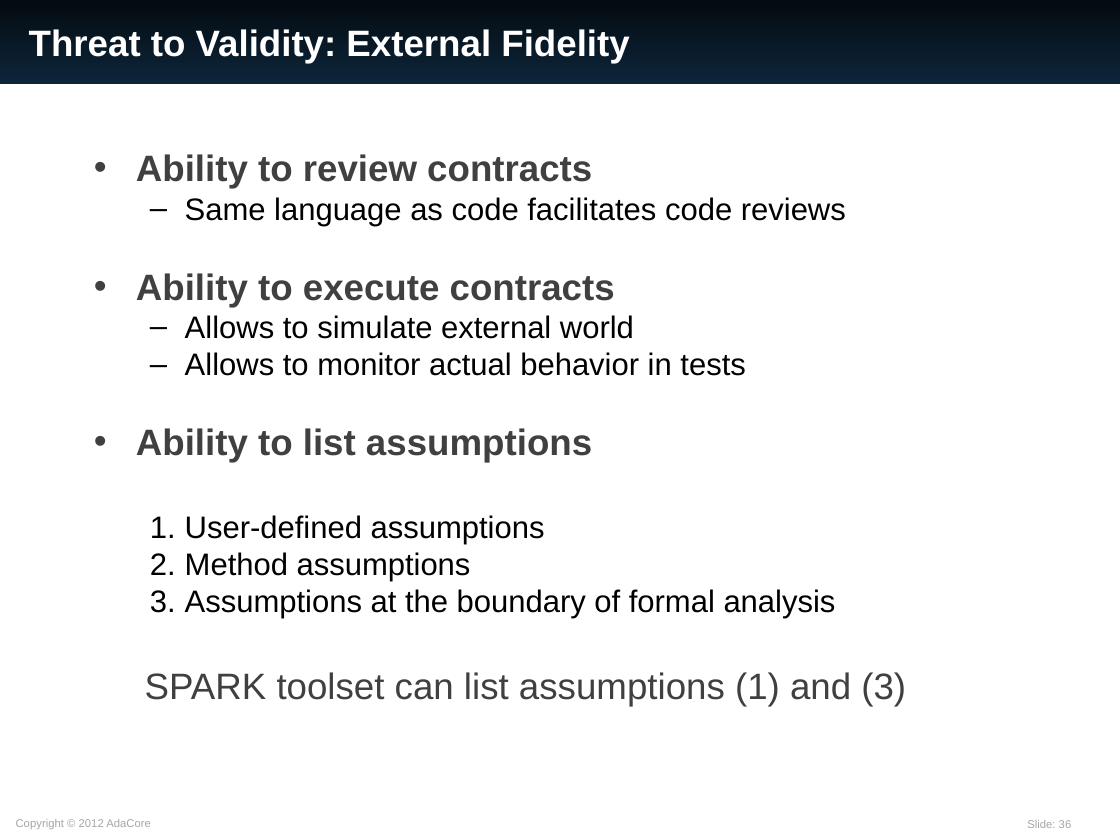
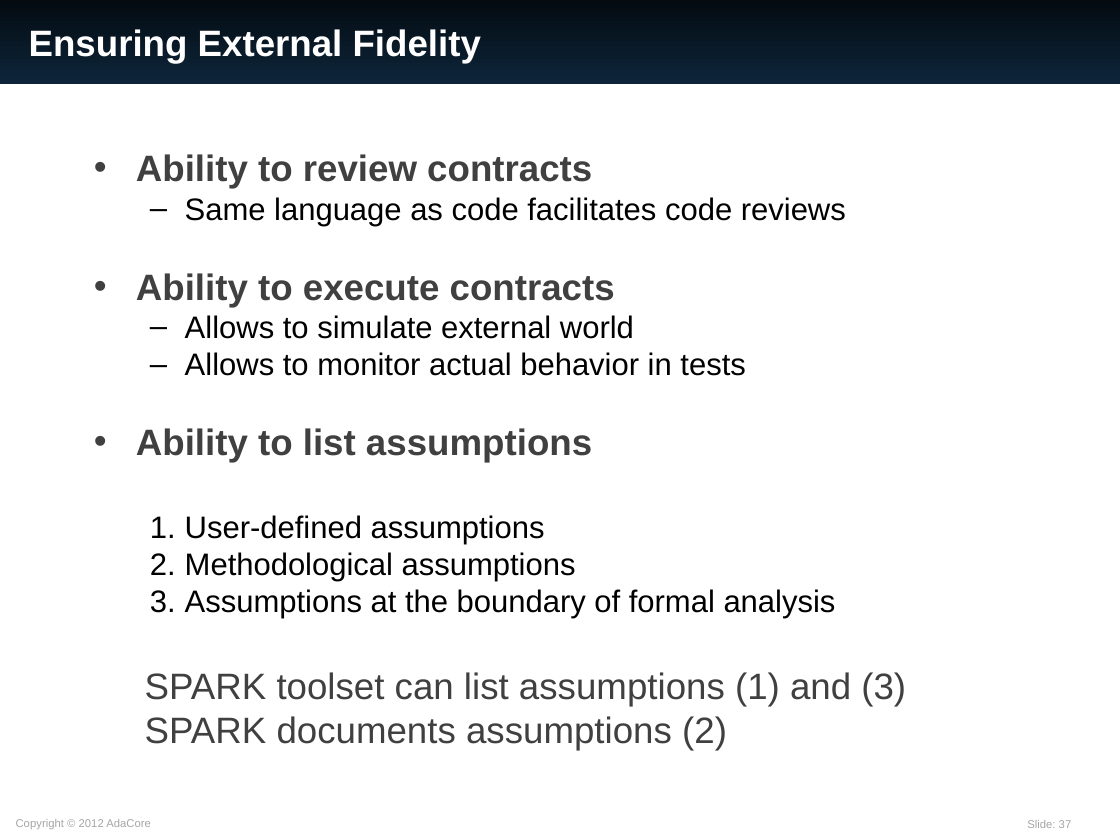
Before and after one commit to AdaCore/spark2014, a slide deck: slide 37 of slides/EASA_20160309/SPARK_2014.ppt (slide 36 before the commit). Drawn at 1120x840 pixels with LibreOffice and Linux fonts; fonts in the diff are those of the drawing. Boxes give left, top, right and bottom in pixels: in the first picture for what was removed or moved away, otherwise in the second. Text is boxed around its words. In the diff, an @@ line names an element or a change of style, - is before the commit and + after.

```diff
--- a/slides/EASA_20160309/SPARK_2014.ppt
+++ b/slides/EASA_20160309/SPARK_2014.ppt
@@ title at bbox=[29, 29, 481, 63]: text changed @@
-Threat to Validity: External Fidelity
+Ensuring External Fidelity
@@ text at bbox=[185, 552, 576, 581]: text changed @@
-  2. Method assumptions
+  2. Methodological assumptions
@@ text at bbox=[145, 716, 727, 750]: paragraph added @@
+SPARK documents assumptions (2)
@@ page number at bbox=[1027, 820, 1072, 828]: text changed @@
-Slide: 36
+Slide: 37
```
Also in this commit, not shown: 15 other slides changed, 3 slides added.
